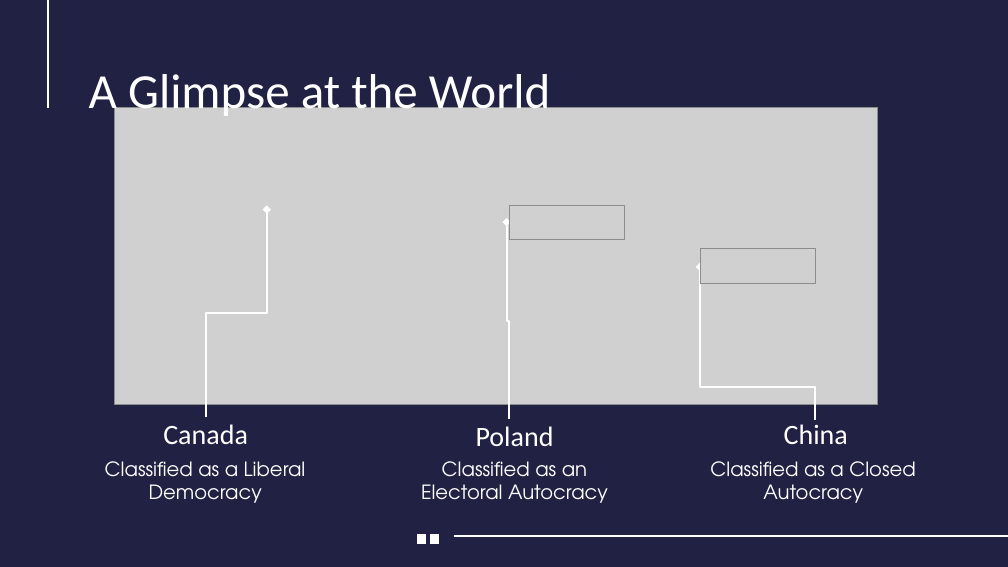
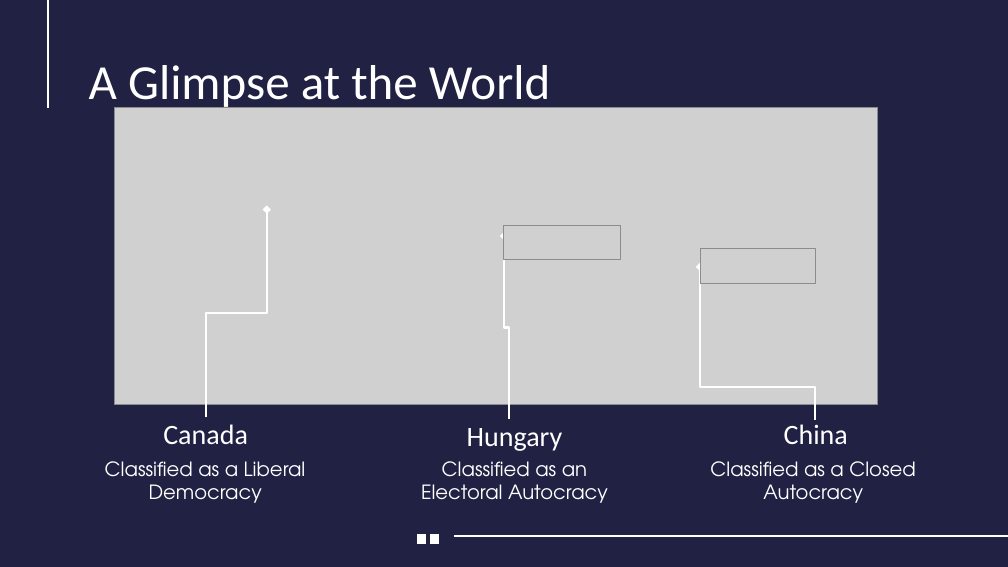
Before and after one commit to dimmediato/R_Project, a slide deck: slide 6 of PowerPoint/R_Project_Presentation.pptx. Drawn at 1008x567 pixels with LibreOffice and Linux fonts; fonts in the diff are those of the drawing; grey boxes stand for pictures; background and template pictures are left out. Boxes give left, top, right and bottom in pixels: in the first picture for what was removed or moved away, otherwise in the second. Text is boxed around its words. In the diff, an @@ line names an element or a change of style, - is before the commit and + after.

```diff
--- a/PowerPoint/R_Project_Presentation.pptx
+++ b/PowerPoint/R_Project_Presentation.pptx
@@ title "A Glimpse at the World": place and size @@
-title "A Glimpse at the World" at bbox=[89, 74, 550, 119]
+title "A Glimpse at the World" at bbox=[89, 65, 550, 110]
@@ picture removed at bbox=[509, 205, 625, 239] @@
@@ elbow arrow moved from (509, 419) - (507, 222) to (509, 419) - (504, 236) @@
@@ picture added at bbox=[504, 225, 621, 259] @@
@@ text at bbox=[467, 428, 563, 451]: text changed @@
-Poland
+Hungary
```
Also in this commit, not shown: 1 other slide changed, 1 other file.
